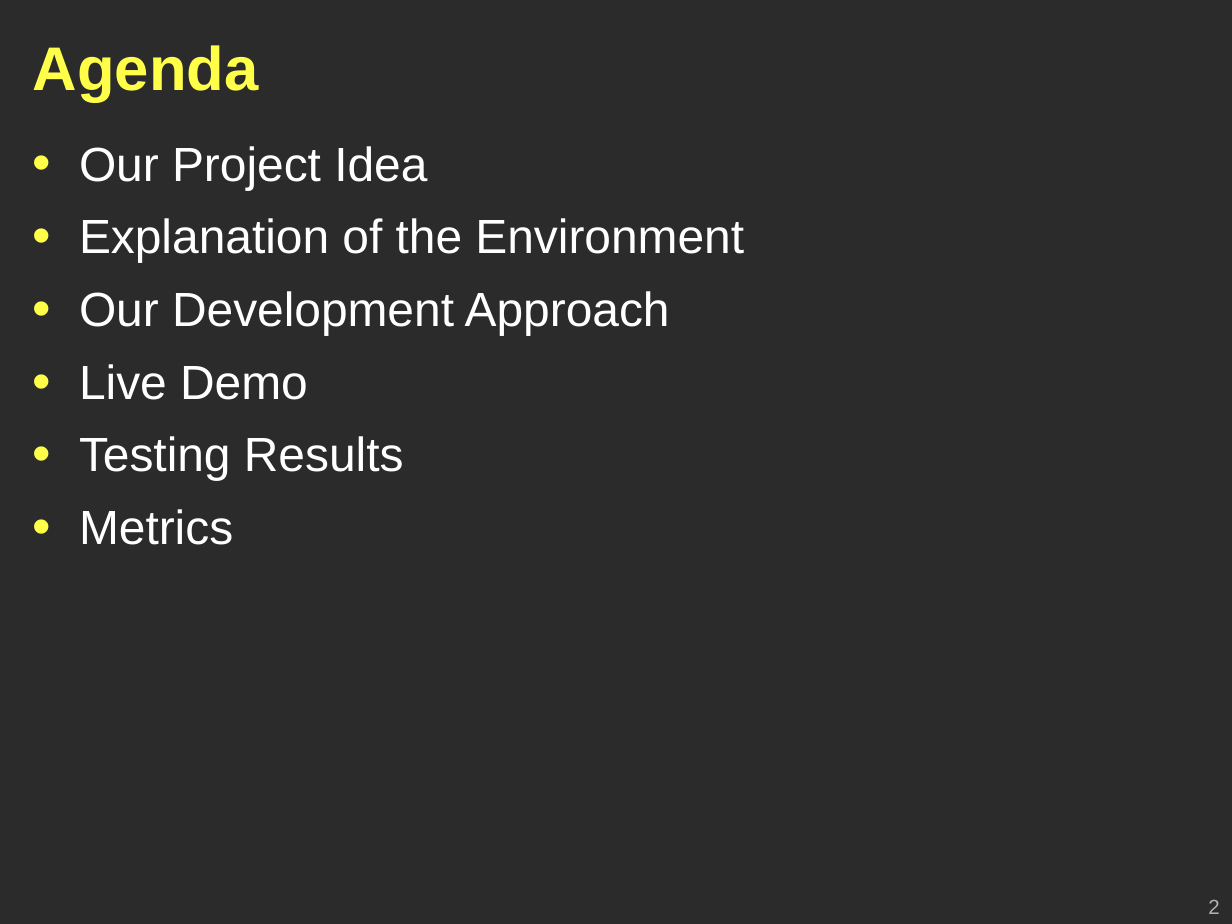
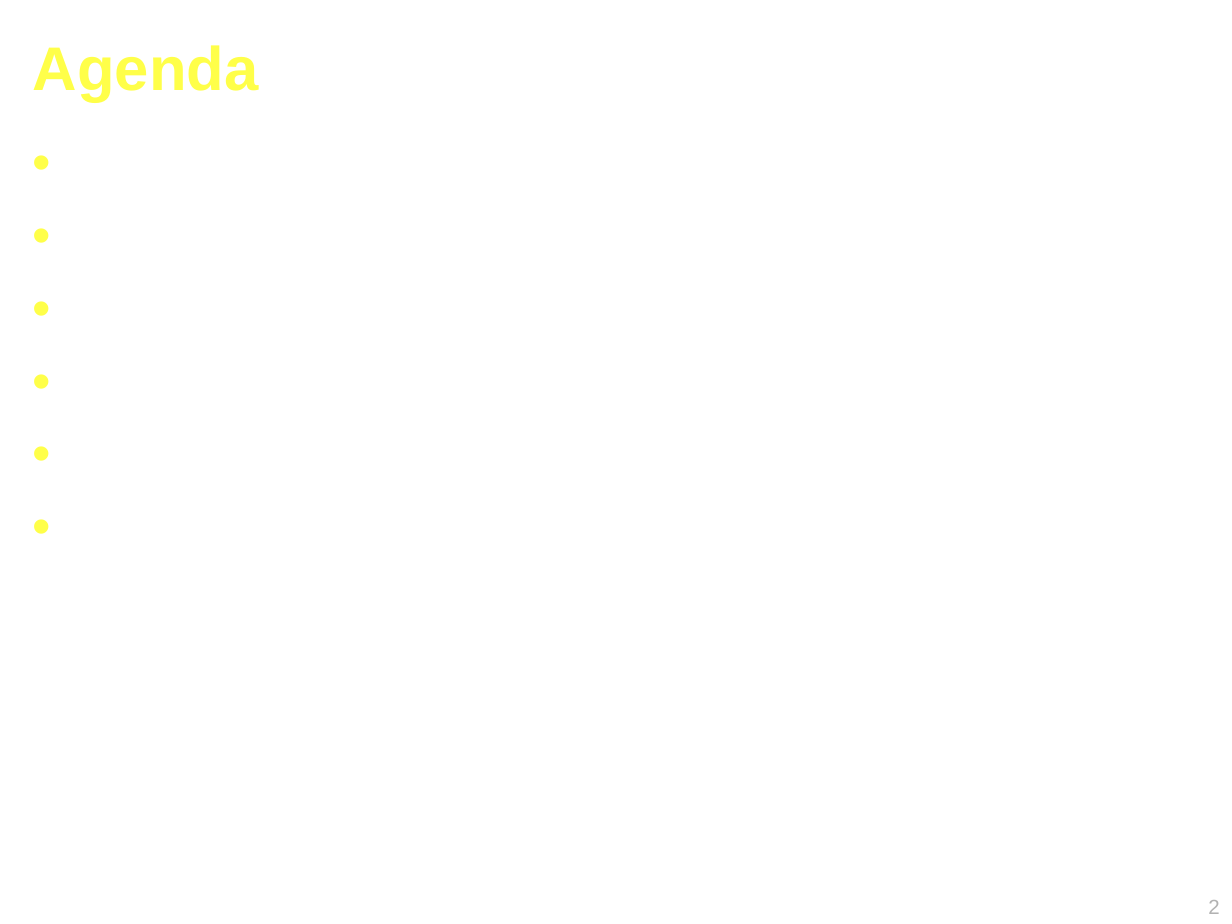
Before and after one commit to Geoffsc/psu-edu-sweng500, a slide deck: slide 2 of docs/presentation/sweng500-carpool-presentation.ppt. Drawn at 1232x924 pixels with LibreOffice and Linux fonts; fonts in the diff are those of the drawing; background and template pictures are left out; a plain dark background stands for a picture behind light text. Boxes give left, top, right and bottom in pixels: in the first picture for what was removed or moved away, otherwise in the second. Text is boxed around its words. In the diff, an @@ line names an element or a change of style, - is before the commit and + after.

```diff
--- a/docs/presentation/sweng500-carpool-presentation.ppt
+++ b/docs/presentation/sweng500-carpool-presentation.ppt
@@ background picture (left out) to #FFFFFF @@
@@ text removed at (x1=79, y1=146, x2=744, y2=545) @@
-• Our Project Idea
-• Explanation of the Environment
-• Our Development Approach
-• Live Demo
-• Testing Results
-• Metrics
```
Also in this commit, not shown: 28 other slides changed, 2 slides added.
